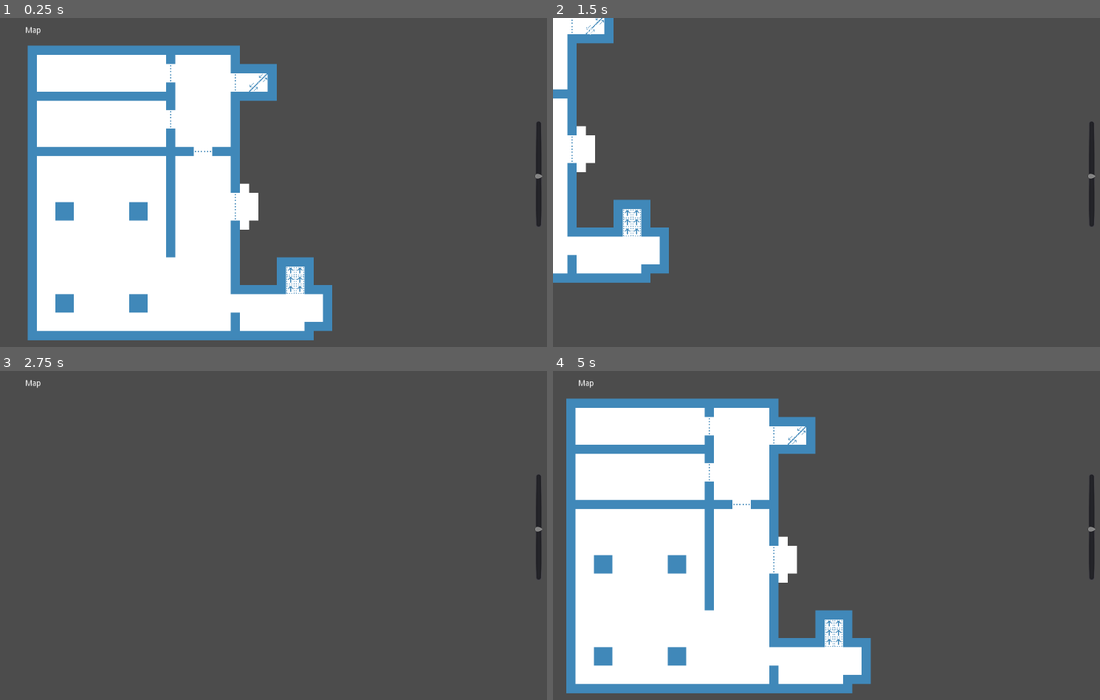
Above: before the commit, frames 1-4 (two rows, left to right).
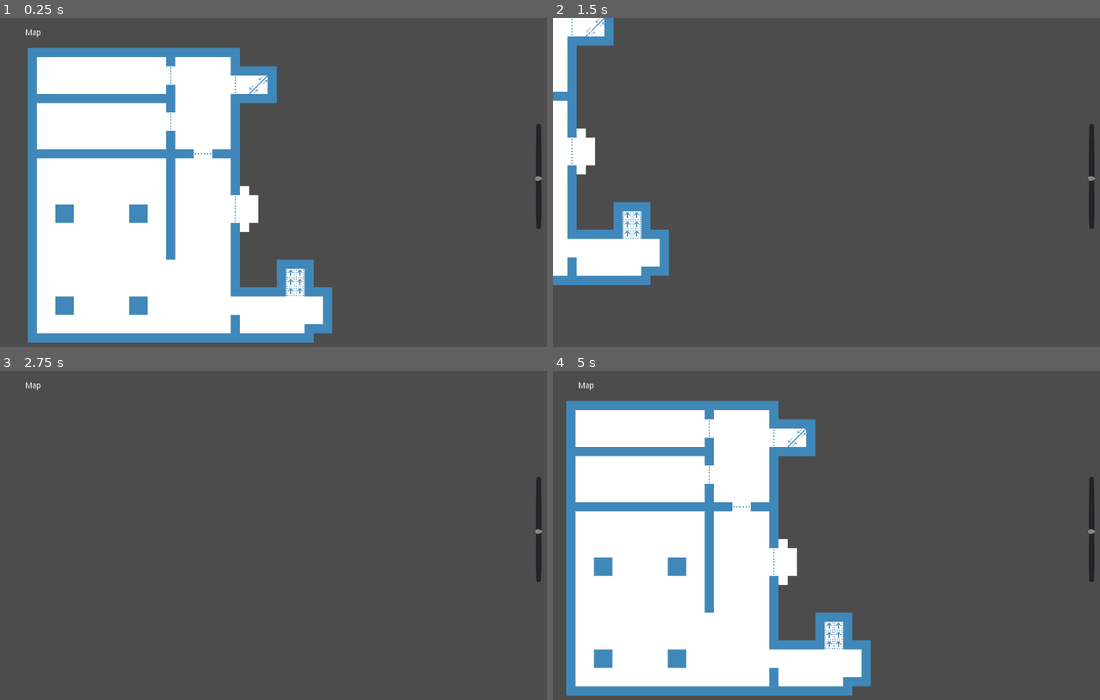
Above: after the commit, the same moments.

Repository: fresh-ter/Where-is-it
Game: Godot game, scene res://Main.tscn
The game is run twice, just before and just after one commit, with the same random seed, the same clock (stepped at 60 frames per second) and the same inputs.
Inputs (mouse positions are in pixels of both pictures, inside the frame that each line leads up to):
- Up to frame 1 (0.25 s): no input
- Up to frame 2 (1.5 s): tap Enter at 0.5 s; move the mouse to (651, 73) at 0.52 s; hold Right (ui_right) 0.53-1.28 s; click (651, 73) at 0.67 s; move the mouse to (728, 208) at 1.27 s; hold Down (ui_down) from 1.28 s (still down)
- Up to frame 3 (2.75 s): move the mouse to (355, 466) at 2.02 s; release Down (ui_down) at 2.03 s; hold Right (ui_right) from 2.03 s (still down)
- Up to frame 4 (5 s): tap Space at 2.75 s; move the mouse to (821, 611) at 2.77 s; release Right (ui_right) at 2.78 s; hold Up (ui_up) 2.78-3.53 s; click (821, 611) at 2.92 s; tap Enter at 3.5 s; move the mouse to (1023, 594) at 3.52 s; hold Left (ui_left) from 3.53 s (still down); move the mouse to (673, 492) at 4.27 s

The runs differ from the first frame. In frame 1, 3.5% of the frame differs, in the area x 4-100%, y 2-99%; in frame 2, 1.0%; in frame 3, less than 0.1%; in frame 4, 3.5%, in the area x 2-100%, y 2-99%.

Commit message:
Add camera

Diff:
--- a/Where-is-it/Main.tscn
+++ b/Where-is-it/Main.tscn
@@ -8,19 +8,27 @@
 
 [node name="Building" parent="." instance=ExtResource( 2 )]
 
-[node name="UI" type="Control" parent="."]
+[node name="Camera2D" type="Camera2D" parent="."]
+position = Vector2( 512, 296 )
+current = true
+
+[node name="UI" type="Control" parent="Camera2D"]
 anchor_right = 1.0
 anchor_bottom = 1.0
+margin_left = -512.0
+margin_top = -296.0
+margin_right = -512.0
+margin_bottom = -296.0
 mouse_filter = 2
 
-[node name="Label" type="Label" parent="UI"]
+[node name="Label" type="Label" parent="Camera2D/UI"]
 margin_left = 44.0
 margin_top = 15.0
 margin_right = 84.0
 margin_bottom = 29.0
 text = "Map"
 
-[node name="VSlider" type="VSlider" parent="UI"]
+[node name="VSlider" type="VSlider" parent="Camera2D/UI"]
 margin_left = 886.0
 margin_top = 179.0
 margin_right = 983.0
@@ -31,4 +39,4 @@
 step = 0.1
 value = 1.0
 
-[connection signal="value_changed" from="UI/VSlider" to="." method="_on_VSlider_value_changed"]
+[connection signal="value_changed" from="Camera2D/UI/VSlider" to="." method="_on_VSlider_value_changed"]
--- a/Where-is-it/scripts/Main.gd
+++ b/Where-is-it/scripts/Main.gd
@@ -16,18 +16,18 @@
 func _process(delta):
 	if Input.is_action_pressed("ui_left"):
 #		print($Node2D.position)
-		$Building.translate(Vector2(5,0)*speed*delta)
+		$Camera2D.translate(Vector2(-5,0)*speed*delta)
 	if Input.is_action_pressed("ui_right"):
-		$Building.translate(Vector2(-5,0)*speed*delta)
+		$Camera2D.translate(Vector2(5,0)*speed*delta)
 	if Input.is_action_pressed("ui_up"):
-		$Building.translate(Vector2(0,5)*speed*delta)
+		$Camera2D.translate(Vector2(0,-5)*speed*delta)
 	if Input.is_action_pressed("ui_down"):
-		$Building.translate(Vector2(0,-5)*speed*delta)
+		$Camera2D.translate(Vector2(0,5)*speed*delta)
 
-	if Input.is_action_just_pressed("map_zoom_in"):
-		$Building.apply_scale(Vector2(1,1)*speed_scale*delta)
-	if Input.is_action_just_pressed("map_zoom_out"):
-		$Building.apply_scale(Vector2(0.5,0.5)*speed_scale*delta)
+#	if Input.is_action_just_pressed("map_zoom_in"):
+#		$Building.apply_scale(Vector2(1,1)*speed_scale*delta)
+#	if Input.is_action_just_pressed("map_zoom_out"):
+#		$Building.apply_scale(Vector2(0.5,0.5)*speed_scale*delta)
 
 
 func test():
